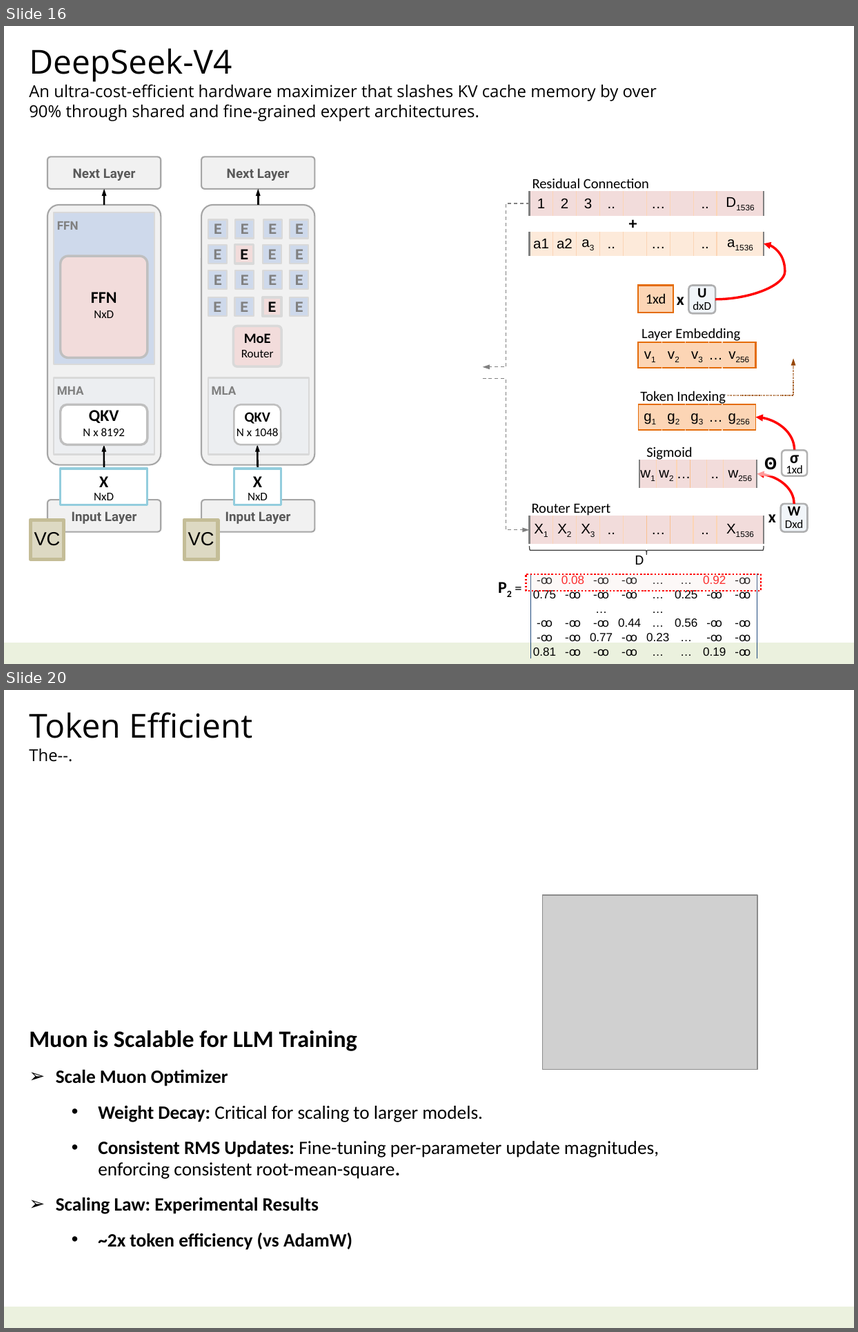
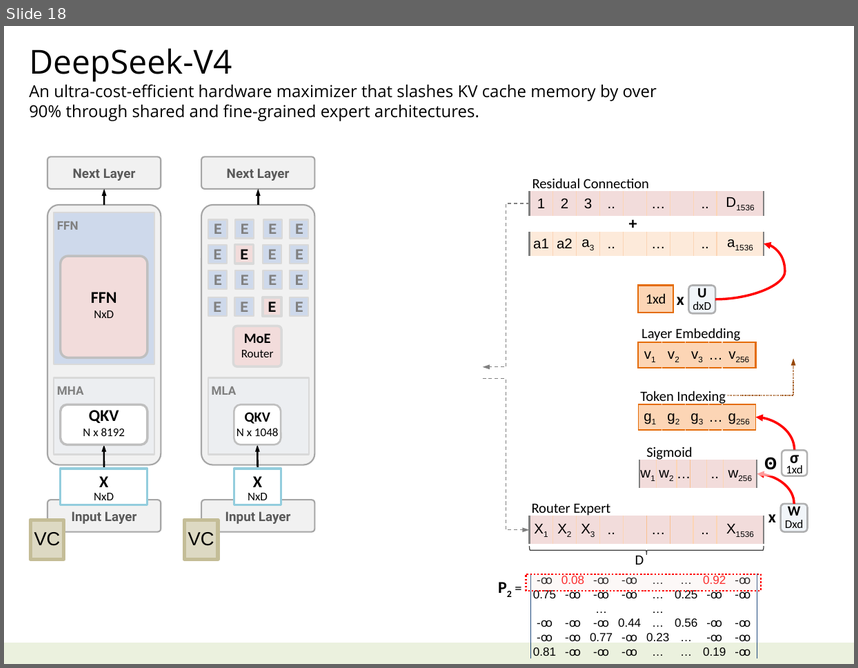
Before and after one commit to navibator/crazy-ai, a slide deck: ai-deepseek.pptx. Shown one above the other, each under a label of ours: slides 16 and 20 before the commit, slide 18 after it; the slides between them are not shown. The pictures are 858x1332 and 858x668 pixels, drawn with LibreOffice and Linux fonts; fonts in the diff are those of the drawing; grey boxes stand for pictures. Boxes give left, top, right and bottom in pixels: in the first picture for what was removed or moved away, otherwise in the second. Text is boxed around its words. In the diff, an @@ line names an element or a change of style, - is before the commit and + after.

```diff
--- a/ai-deepseek.pptx
+++ b/ai-deepseek.pptx
@@ slide 20 removed at (x1=4, y1=690, x2=854, y2=1328), background #FFFFFF; not listed: 1 template element that a slide beside it also shows @@
@@ text removed at (x1=29, y1=712, x2=252, y2=762) @@
-Token Efficient
-The--.
@@ picture removed at (x1=542, y1=895, x2=757, y2=1069) @@
@@ text removed at (x1=29, y1=1030, x2=659, y2=1250) @@
-Muon is Scalable for LLM Training
-➢ Scale Muon Optimizer
-  • Weight Decay: Critical for scaling to larger models.
-  • Consistent RMS Updates: Fine-tuning per-parameter update magnitudes, enforcing consistent root-mean-square.
-➢ Scaling Law: Experimental Results
-  • ~2x token efficiency (vs AdamW)
@@ what was slide 16 is now slide 18 @@
```
Also in this commit, not shown: 1 slide changed, 9 other slides removed, 1 other file.
